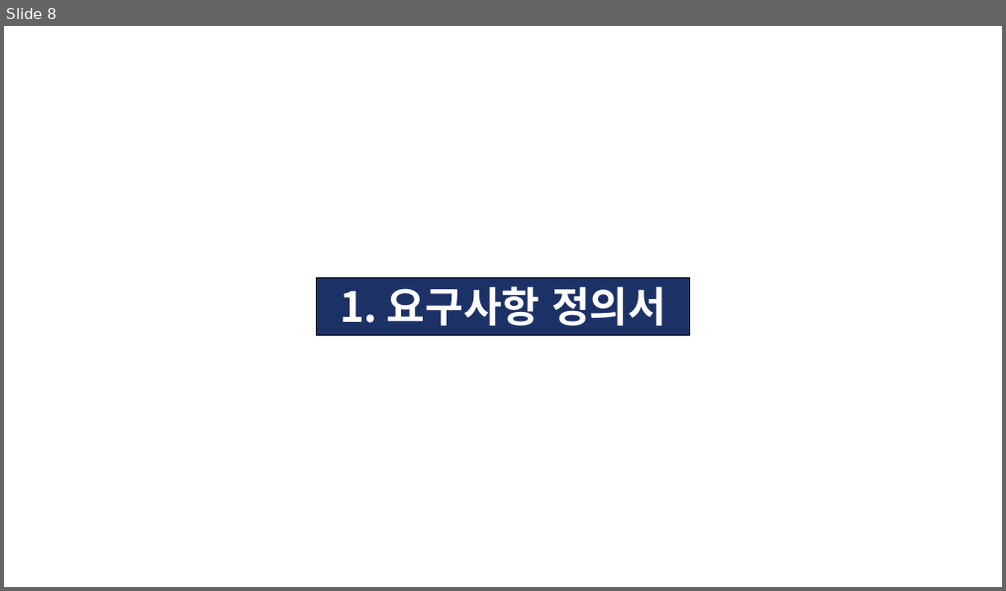
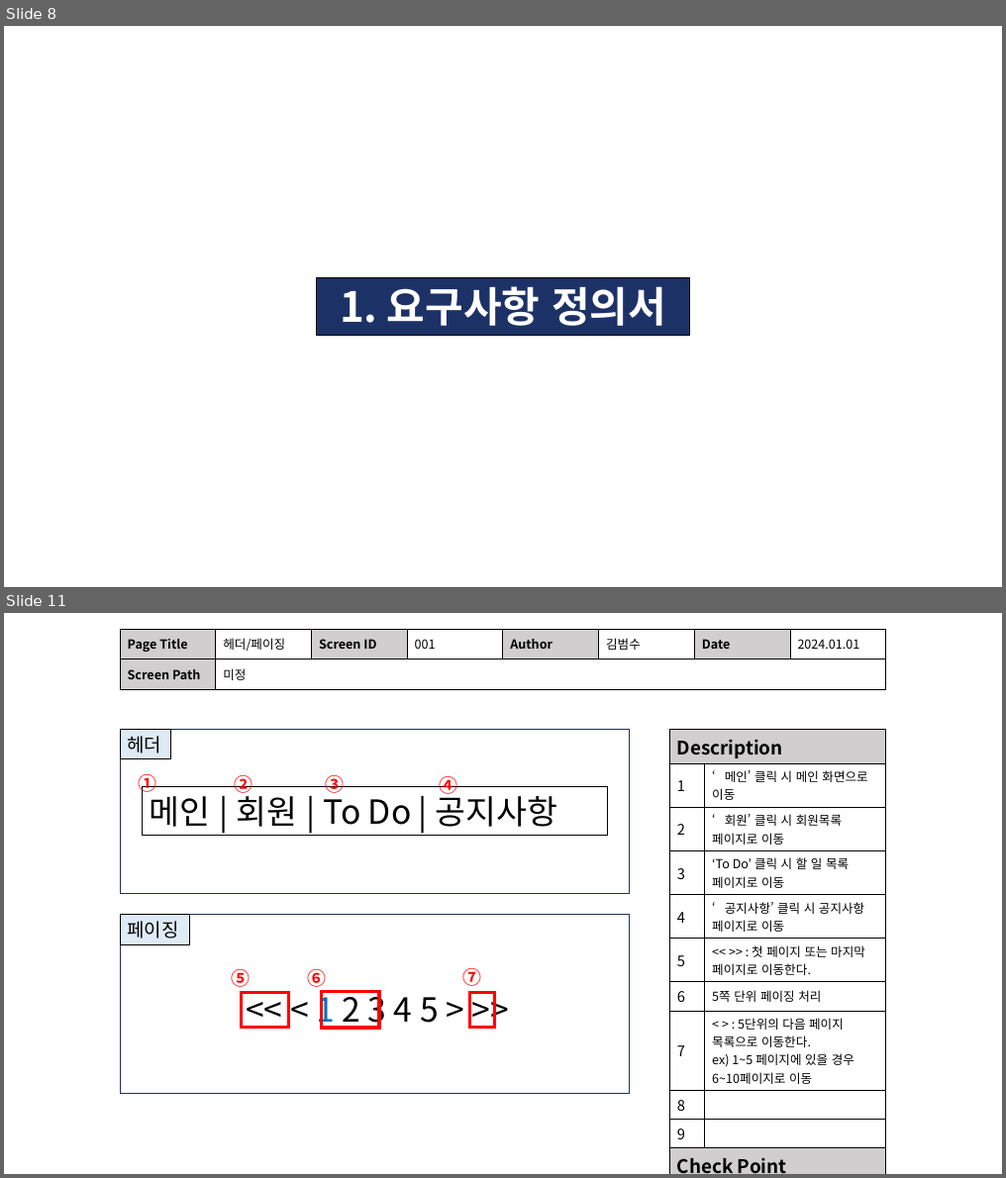
Before and after one commit to KIM-BEOMSOO/study, a slide deck: 00.공부 정리(최종)/03.Spring/01.FastCampus_남궁성/02.실습/(sts3)Spring 게시판 만들기 실습(2탄)_231230.pptx. Shown one above the other, each under a label of ours: slide 8 before the commit, slides 8 and 11 after it; the slides between them are not shown. The pictures are 1006x591 and 1006x1178 pixels, drawn with LibreOffice and Linux fonts; fonts in the diff are those of the drawing. Boxes give left, top, right and bottom in pixels: in the first picture for what was removed or moved away, otherwise in the second. Text is boxed around its words. In the diff, an @@ line names an element or a change of style, - is before the commit and + after.

```diff
--- a/00.공부 정리(최종)/03.Spring/01.FastCampus_남궁성/02.실습/(sts3)Spring 게시판 만들기 실습(2탄)_231230.pptx
+++ b/00.공부 정리(최종)/03.Spring/01.FastCampus_남궁성/02.실습/(sts3)Spring 게시판 만들기 실습(2탄)_231230.pptx
@@ slide 11 added at [4, 613, 1002, 1174], background #FFFFFF @@
@@ table added at [120, 629, 887, 689], 2 rows, 8 columns @@
+Page Title | 헤더/페이징 | Screen ID | 001 | Author | 김범수 | Date | 2024.01.01
+Screen Path | 미정 |  |  |  |  |  | 
@@ group added at [120, 729, 629, 893]: 4 texts, 3 rectangles @@
+메인 | 회원 | To Do | 공지사항
+①
+②
+③
+④
+헤더
@@ table added at [669, 729, 886, 1174], 12 rows, 2 columns @@
+Description | 
+1 | ‘메인’ 클릭 시 메인 화면으로 이동
+2 | ‘회원’ 클릭 시 회원목록 페이지로 이동
+3 | ‘To Do’ 클릭 시 할 일 목록 페이지로 이동
+4 | ‘공지사항’ 클릭 시 공지사항 페이지로 이동
+5 | << >> : 첫 페이지 또는 마지막 페이지로 이동한다.
+6 | 5쪽 단위 페이징 처리
+7 | < > : 5단위의 다음 페이지 목록으로 이동한다. / ex) 1~5 페이지에 있을 경우 / 6~10페이지로 이동
+8 | 
+9 | 
+Check Point | 
+ | 
@@ group added at [120, 915, 629, 1093]: 5 rectangles, 4 texts @@
+<< < 1 2 3 4 5 > >>
+⑤
+⑥
+⑦
+페이징
```
Also in this commit, not shown: 1 slide changed, 15 other slides added, 1 other file.
